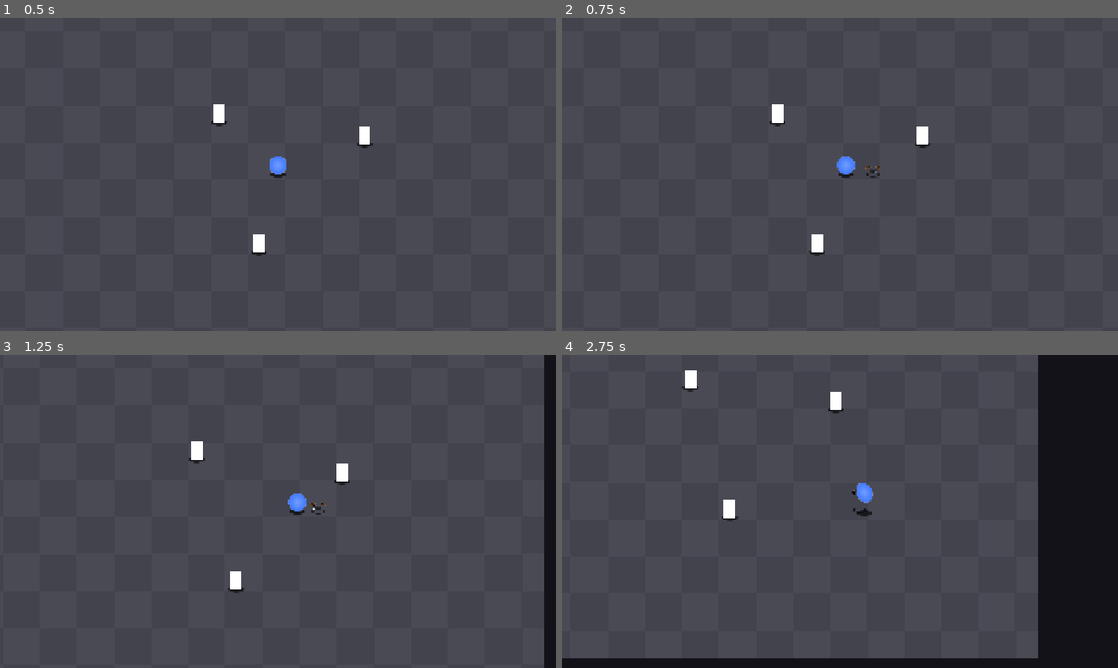
Above: before the commit, frames 1-4 (two rows, left to right).
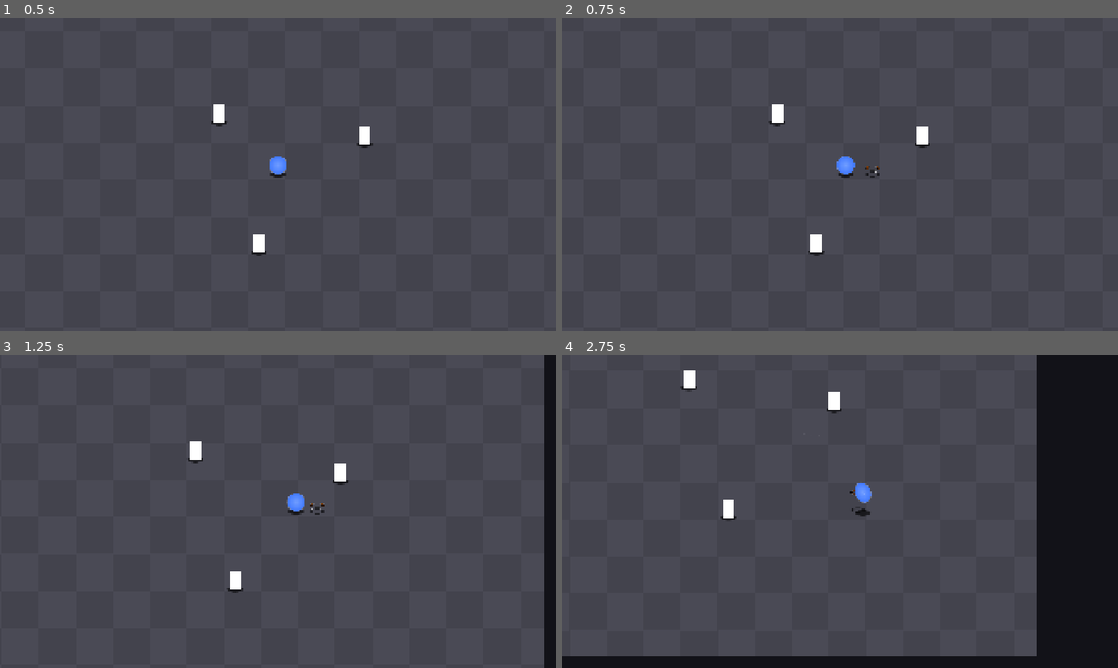
Above: after the commit, the same moments.

Repository: Lucarni-Lucas/entrega-boss-lucarni-lucas
Game: Godot game, scene res://scenes/arena.tscn
Two runs of this game, one before a commit and one after it. Both use one fixed random seed, a clock stepped at 60 frames per second and the inputs below.
Inputs:
- Up to frame 1 (0.5 s): no input
- Up to frame 2 (0.75 s): tap Enter at 0.5 s; hold D (mover_derecha) from 0.53 s (still down); tap Z (boomerang) at 0.6 s
- Up to frame 3 (1.25 s): keep holding D (mover_derecha)
- Up to frame 4 (2.75 s): release D (mover_derecha) at 1.28 s; hold S (mover_abajo) 1.28-2.03 s; tap X (dive) at 1.35 s; hold D (mover_derecha) from 2.03 s (still down); tap Space (ground_pound) at 2.1 s

Frame 1 is identical in both runs. In frame 2, less than 0.1% of the frame differs, in the area x 44-58%, y 44-75%; in frame 3, 0.2%; in frame 4, 1.0%, in the area x 0-86%, y 0-97%.

Commit message:
cambios al seguimiento de la camara

Diff:
--- /dev/null
+++ b/entrega-boss-lucarni-lucas/resources/camara_params.tres
@@ -0,0 +1,9 @@
+[gd_resource type="Resource" script_class="CameraParams" format=3 uid="uid://juj8w6pqin0e"]
+
+[ext_resource type="Script" uid="uid://dfp6vv16lir4w" path="res://scripts/camara_params.gd" id="1_tbqqu"]
+
+[resource]
+script = ExtResource("1_tbqqu")
+banda_muerta = 300.0
+seguimiento_vertical = 0.25
+metadata/_custom_type_script = "uid://dfp6vv16lir4w"
--- a/entrega-boss-lucarni-lucas/scenes/camara.gd
+++ b/entrega-boss-lucarni-lucas/scenes/camara.gd
@@ -1,17 +1,47 @@
 extends Camera2D
 
+@export var params: CameraParams
 @export var objetivo: Node2D
 
 
 func _ready() -> void:
 	if objetivo == null:
 		return
-
-	global_position = objetivo.global_position
+	zoom = Vector2.ONE * _zoom_necesario(_seguir())
 	reset_smoothing()
 
 
-func _physics_process(_delta: float) -> void:
+func _physics_process(delta: float) -> void:
 	if objetivo == null:
 		return
-	global_position = objetivo.global_position
+	_acomodar_zoom(_seguir(), delta)
+
+
+func _extremos() -> Vector2:
+	if objetivo.has_method("extremos_verticales"):
+		return objetivo.extremos_verticales()
+	var y := objetivo.global_position.y
+	return Vector2(y, y)
+
+
+func _seguir() -> Vector2:
+	var extremos := _extremos()
+	global_position = Vector2(objetivo.global_position.x, _centro_y(extremos))
+	return extremos
+
+
+func _centro_y(extremos: Vector2) -> float:
+	var exceso := maxf(extremos.y - extremos.x - params.banda_muerta, 0.0)
+	return extremos.y - exceso * params.seguimiento_vertical
+
+
+func _zoom_necesario(extremos: Vector2) -> float:
+	var centro := _centro_y(extremos)
+	var mitad_necesaria := maxf(centro - extremos.x, extremos.y - centro) + params.margen_vertical
+	var mitad_disponible := get_viewport_rect().size.y / 2.0
+	return clampf(mitad_disponible / maxf(mitad_necesaria, 1.0), params.zoom_min, 1.0)
+
+
+func _acomodar_zoom(extremos: Vector2, delta: float) -> void:
+	var destino := Vector2.ONE * _zoom_necesario(extremos)
+	zoom = zoom.lerp(destino, 1.0 - exp(-params.velocidad_zoom * delta))
--- a/entrega-boss-lucarni-lucas/scenes/camara.tscn
+++ b/entrega-boss-lucarni-lucas/scenes/camara.tscn
@@ -1,9 +1,11 @@
 [gd_scene format=3 uid="uid://fm4dys2j78qx"]
 
 [ext_resource type="Script" uid="uid://5ndv5pjf4537" path="res://scenes/camara.gd" id="1_g5i2v"]
+[ext_resource type="Resource" uid="uid://juj8w6pqin0e" path="res://resources/camara_params.tres" id="2_bc1v1"]
 
 [node name="Camara" type="Camera2D" unique_id=1696517493]
 process_callback = 0
 position_smoothing_enabled = true
 position_smoothing_speed = 3.75
 script = ExtResource("1_g5i2v")
+params = ExtResource("2_bc1v1")
--- a/entrega-boss-lucarni-lucas/scenes/player/player.gd
+++ b/entrega-boss-lucarni-lucas/scenes/player/player.gd
@@ -53,6 +53,12 @@
 
 func esta_en_suelo() -> bool:
 	return z <= suelo_actual() + 0.01
+
+
+## x es el punto más alto (el blob), y el más bajo (la sombra).
+func extremos_verticales() -> Vector2:
+	var abajo := global_position.y
+	return Vector2(abajo - z - params.alto_cuerpo, abajo)
 
 
 func aplicar_impulso_vertical(fuerza: float) -> void:
--- /dev/null
+++ b/entrega-boss-lucarni-lucas/scripts/camara_params.gd
@@ -0,0 +1,8 @@
+extends Resource
+class_name CameraParams
+
+@export_range(0, 500, 10, "suffix:px") var margen_vertical: float = 120.0
+@export_range(0.5, 1, 0.05) var zoom_min: float = 0.75
+@export_range(0.5, 10, 0.5) var velocidad_zoom: float = 3.0
+@export_range(0, 1000, 10, "suffix:px") var banda_muerta: float = 250.0
+@export_range(0, 1, 0.05) var seguimiento_vertical: float = 0.5
Not shown, added: entrega-boss-lucarni-lucas/scripts/camara_params.gd.uid
